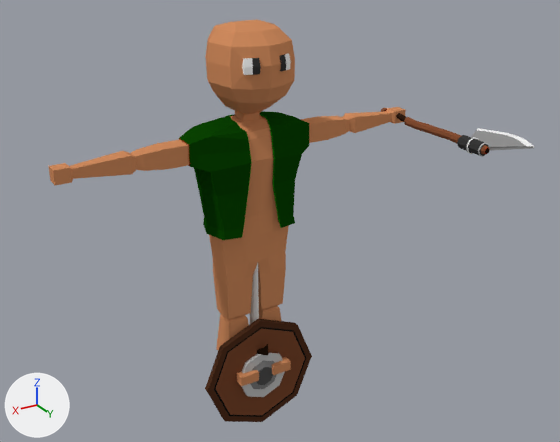
The Blender file player.blend, before and after one commit.
Both versions are drawn from a camera (50 mm lens) standing at (1.86, 3.38, 2.58) and looking at (-0.09, 0.14, 0.96). The lights are fixed; the arrows at lower left show +X, +Y and +Z.

Script lines for the objects in view, before the commit:
```python
me_circle = bpy.data.meshes.new('Circle')
me_circle.from_pydata(...)  # 90 vertices, 82 faces; spans x -0.346..0.346, y 0.0..0.115, z -0.346..0.346
me_circle.materials.append(mat_imphenzia_001)  # picture img_palette_v2_png
me_cylinder_027 = bpy.data.meshes.new('Cylinder.027')
me_cylinder_027.from_pydata(...)  # 460 vertices, 452 faces; spans x -0.045..0.045, y -0.073..0.293, z -0.1..0.84
me_cylinder_027.materials.append(mat_imphenzia)  # picture img_palette_v2_png_002
me_scene_006 = bpy.data.meshes.new('Scene.006')
me_scene_006.from_pydata(...)  # 271 vertices, 282 faces; spans x -0.35..0.363, y -0.204..0.119, z 0.896..1.501
me_scene_006.materials.append(mat_imphenzia)  # picture img_palette_v2_png_002
ob_axe = bpy.data.objects.new('Axe', me_cylinder_027)
ob_axe.location = (-0.976, -0.034, 1.366)
ob_axe.rotation_euler = (-1.571, 1.571, 0.0)  # degrees (-90, 90, 0)
ob_roundshield = bpy.data.objects.new('RoundShield', me_circle)
ob_roundshield.location = (0.0, 0.0, 0.0)
ob_shirt = bpy.data.objects.new('Shirt', me_scene_006)
ob_shirt.parent = ob_chest_attachments
ob_shirt.location = (0.0, 0.0, 0.0)
# also in view: 'model_player_v4' at (0.0, -0.02, 0.99)
```
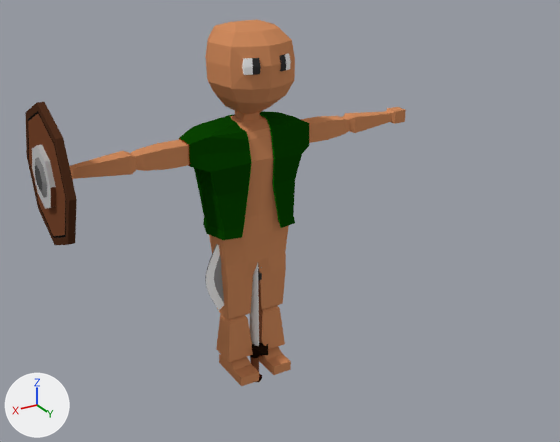
Commit message: Update axe

Where the newer file only moved an object's origin or applied its transform, the numbers keep the older frame.

What differs and where, as boxes (x1, y1, x2, y2) in the pictures (560 x 442 px):
'RoundShield', moved, turned
    before: (205, 319, 312, 422)
    after: (25, 102, 77, 245)
'Axe', reshaped (63% narrower, 178% taller)
    before: (381, 108, 535, 157)
    after: (205, 244, 262, 382)

The change in detail:
me_cylinder_027 has 460 vertices, 452 faces and spans x -0.045..0.045, y -0.073..0.293, z -0.1..0.84.
me_cylinder_027 is used by ob_axe; location (-0.976, -0.034, 1.366); rotation (-1.571, 1.571, 0.0), in degrees (-90, 90, 0).
me_cylinder_027 part 1: the whole mesh is multiplied about its middle by the matrix ((0.0, 0.0, -1.0), (0.0, -1.0, 0.0), (-1.0, 0.0, 0.0)), then moved by (0.996, -1.196, -0.336).
Object 'RoundShield' (ob_roundshield) moves from (0.0, 0.0, 0.0) to (0.972, -0.034, 1.366).
Object 'RoundShield' (ob_roundshield) turns from (0, 0, 0) to (-90, -90, 0) degrees about x, y and z.
